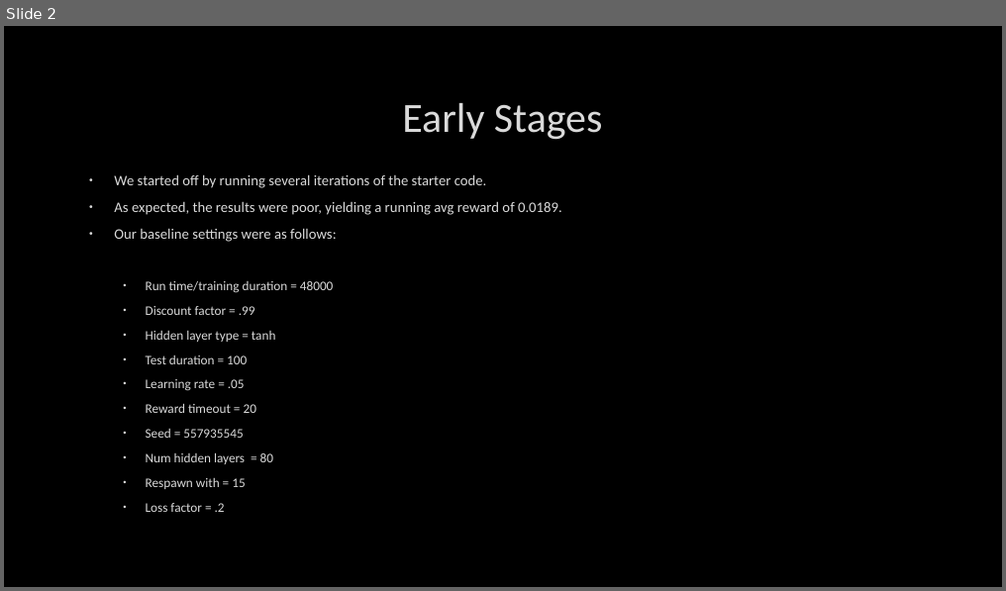
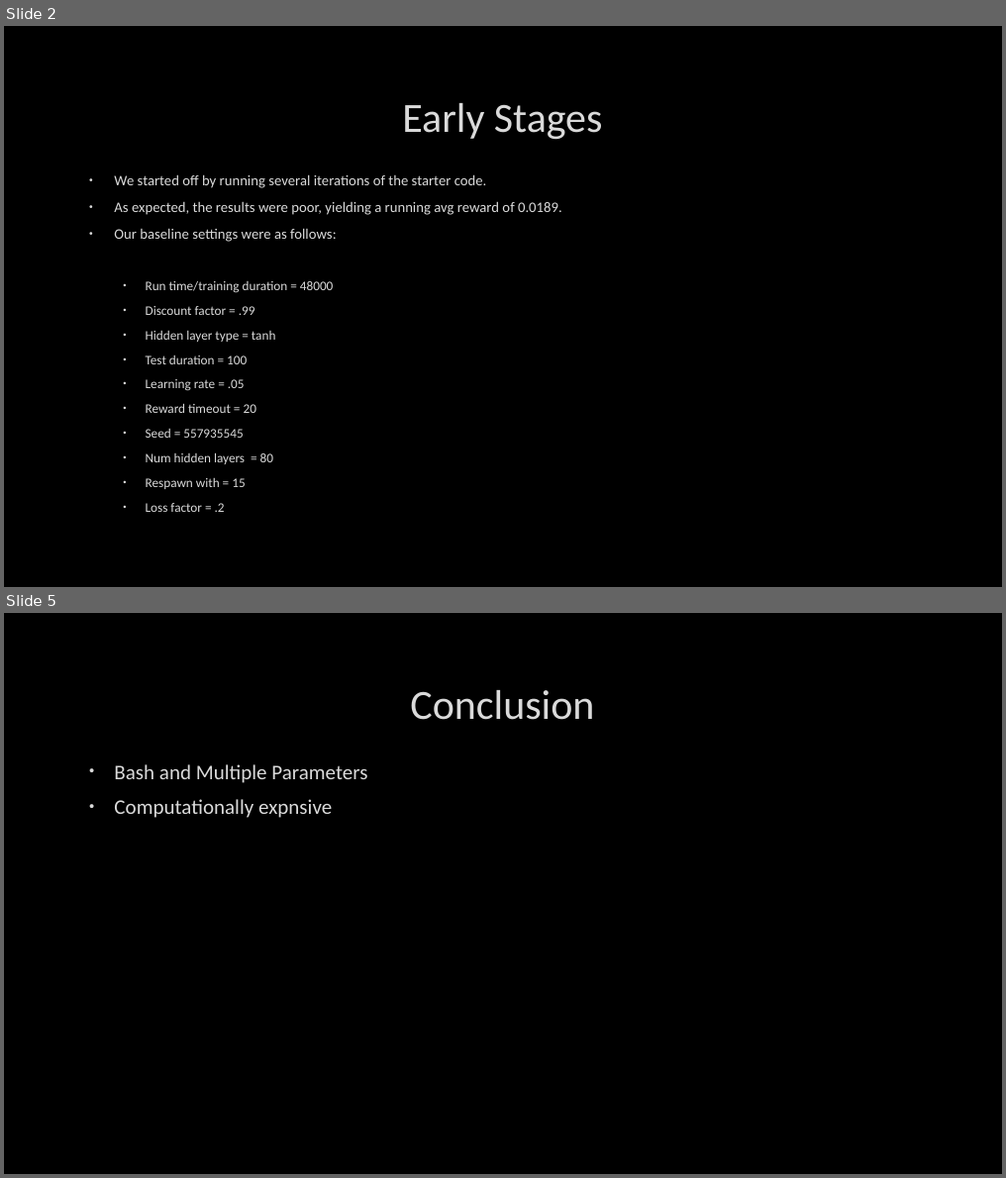
Before and after one commit to coltonfetterolf/MV4025Collab, a slide deck: MV4025 Lab5-v3/FinalPresentationSchutt.Fetterolf.pptx. Shown one above the other, each under a label of ours: slide 2 before the commit, slides 2 and 5 after it; the slides between them are not shown. The pictures are 1006x591 and 1006x1178 pixels, drawn with LibreOffice and Linux fonts; fonts in the diff are those of the drawing; background and template pictures are left out. Boxes give left, top, right and bottom in pixels: in the first picture for what was removed or moved away, otherwise in the second. Text is boxed around its words. In the diff, an @@ line names an element or a change of style, - is before the commit and + after.

```diff
--- a/MV4025 Lab5-v3/FinalPresentationSchutt.Fetterolf.pptx
+++ b/MV4025 Lab5-v3/FinalPresentationSchutt.Fetterolf.pptx
@@ slide 5 added at (x1=4, y1=613, x2=1002, y2=1174), background picture (left out) @@
@@ title added at (x1=410, y1=690, x2=594, y2=720), 40 pt, text #DADADA @@
+Conclusion
@@ text added at (x1=114, y1=764, x2=367, y2=818), 20 pt, text #DADADA @@
+• Bash and Multiple Parameters
+• Computationally expnsive
```
Also in this commit, not shown: 2 slides changed, 1 other file.
